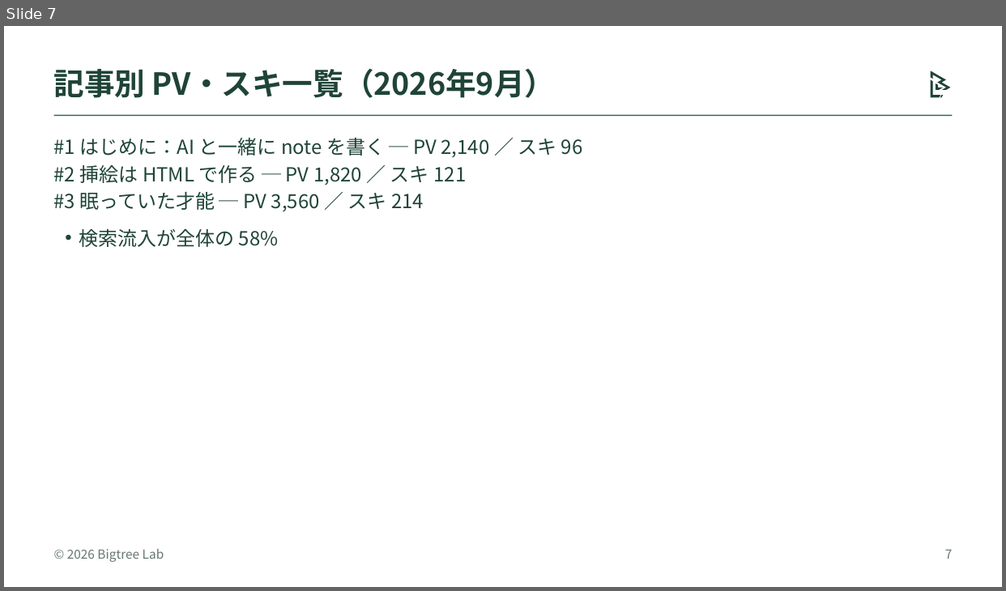
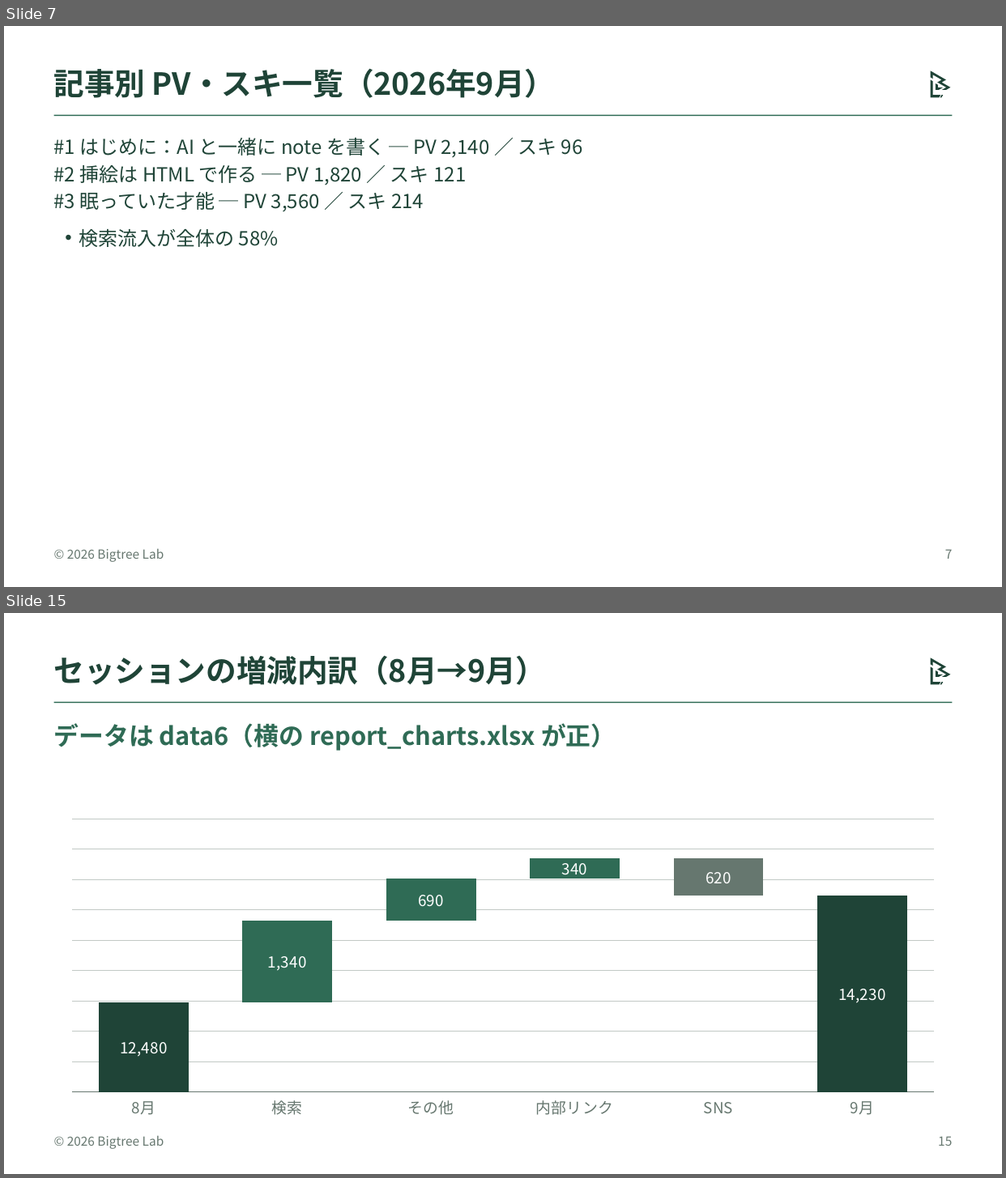
Before and after one commit to bigtree1984/office_3_apps_with_claude, a slide deck: bigtree/samples/bigtree_lab_charts.pptx. Shown one above the other, each under a label of ours: slide 7 before the commit, slides 7 and 15 after it; the slides between them are not shown. The pictures are 1006x591 and 1006x1178 pixels, drawn with LibreOffice and Linux fonts; fonts in the diff are those of the drawing. Boxes give left, top, right and bottom in pixels: in the first picture for what was removed or moved away, otherwise in the second. Text is boxed around its words. In the diff, an @@ line names an element or a change of style, - is before the commit and + after.

```diff
--- a/bigtree/samples/bigtree_lab_charts.pptx
+++ b/bigtree/samples/bigtree_lab_charts.pptx
@@ slide 15 added at box(4, 613, 1002, 1174), background #FFFFFF; not listed: 3 template elements that a slide beside it also shows @@
@@ title added at box(54, 655, 547, 685), 22 pt, text #1F4437, bold @@
+セッションの増減内訳（8月→9月）
@@ text added at box(54, 723, 616, 751), 18 pt, text #2F6B55, bold @@
+データは data6（横の report_charts.xlsx が正）
@@ column stacked chart added at box(54, 812, 952, 1124) @@
+categories: 8月, 検索, その他, 内部リンク, SNS, 9月
+Series 1: 0, 12500, 13800, 14500, 14200, 0
+Series 2: -, 1340, 690, 340, -, -
+Series 3: -, -, -, -, 620, -
+Series 4: 12480, -, -, -, -, 14230
@@ page number added at box(938, 1136, 952, 1146), 9 pt, text #66776F @@
+15
```
Also in this commit, not shown: 3 slides changed, 4 other slides added, 13 other files.
